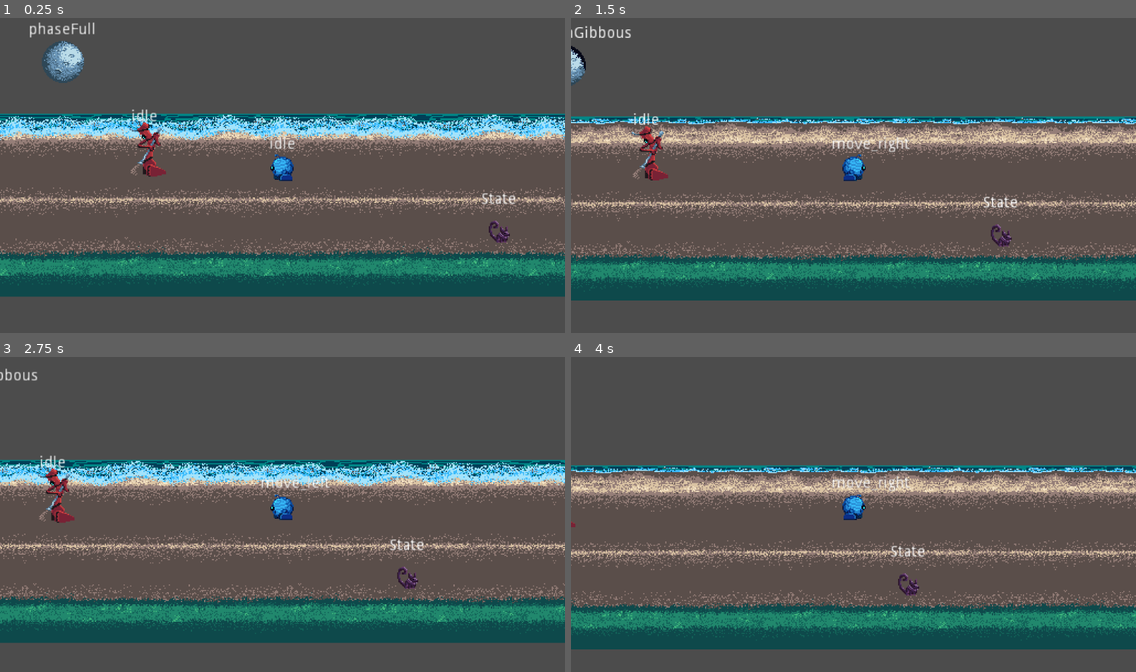
Above: before the commit, frames 1-4 (two rows, left to right).
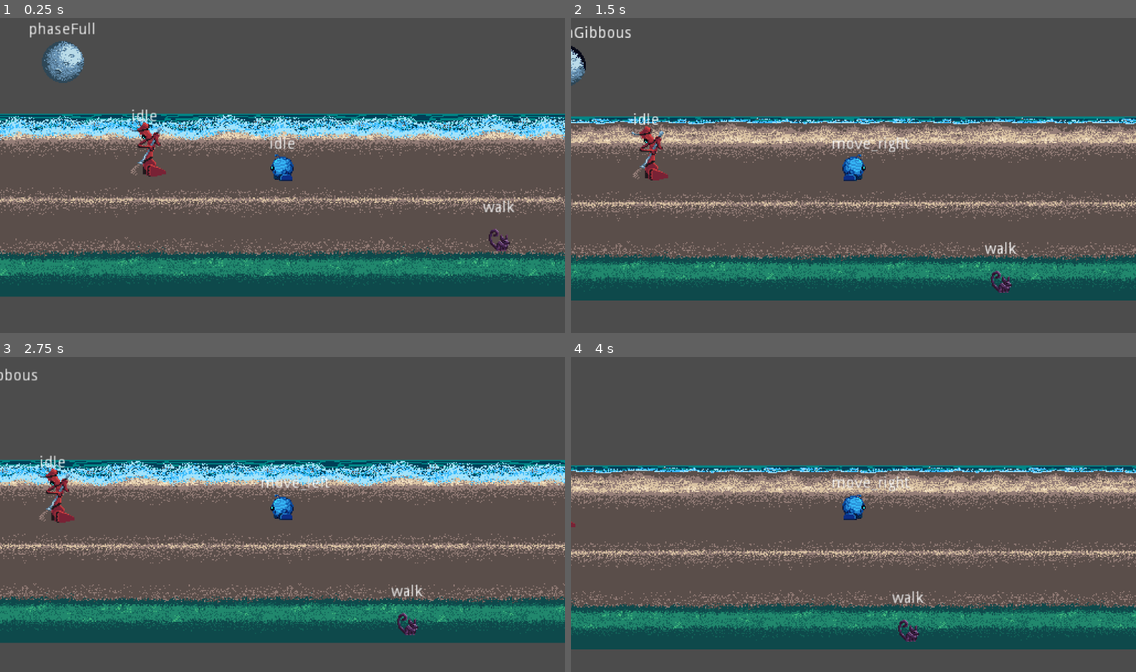
Above: after the commit, the same moments.

Repository: GeekzGamingz/Myunjoule
Game: Godot game, scene res://source/Levels/Level_Debug.tscn
Same seed, same stepped clock (60 frames per second), same inputs: the game is played once before the commit and once after it.
Inputs:
- Up to frame 1 (0.25 s): no input
- Up to frame 2 (1.5 s): hold D (move_right) from 0.53 s (still down); tap E (activate) at 0.6, 1.35 s; tap W (move_forward) at 0.77 s
- Up to frame 3 (2.75 s): tap W (move_forward) at 1.52 s; release D (move_right) at 2.03 s; hold A (move_left) from 2.03 s (still down); tap E (activate) at 2.1 s
- Up to frame 4 (4 s): release A (move_left) at 2.78 s; hold D (move_right) from 2.78 s (still down); tap E (activate) at 2.85, 3.6 s; tap W (move_forward) at 3.02, 3.77 s

The runs differ from the first frame. In frame 1, 0.4% of the frame differs, in the area x 85-92%, y 55-74%; in frame 2, 0.4%; in frame 3, 0.5%, in the area x 69-75%, y 57-89%; in frame 4, 0.5%.

Commit message:
Instigated Critter

Diff:
--- /dev/null
+++ b/source/Actors/Critter/Critter.gd
@@ -0,0 +1,38 @@
+#Inherits Actor Code
+extends Actor
+#-------------------------------------------------------------------------------------------------#
+#Variables
+var player
+#Bool Variables
+var player_inSight = false
+#OnReady Variables
+onready var spritePlayer = $AnimationPlayers/SpritePlayer
+onready var fxPlayer = $AnimationPlayers/EffectsPlayer
+#-------------------------------------------------------------------------------------------------#
+#Ready
+func _ready() -> void:
+	$Threat/CollisionShape2D.set_deferred("disabled", false)
+#-------------------------------------------------------------------------------------------------#
+#Applies Gravity
+func apply_gravity(delta):
+	motion.y += gravity * delta
+#Applies Movement
+func apply_movement():
+	motion = move_and_slide(motion, Vector2.UP)
+#-------------------------------------------------------------------------------------------------#
+#Sight
+#In Sight
+func _on_Sight_area_entered(area: Area2D) -> void:
+	if area.name == "PlayerArea":
+		player = area.get_parent()
+		player_inSight = true
+#Out of Sight
+func _on_Sight_area_exited(area: Area2D) -> void:
+	if area.name == "PlayerArea":
+		player_inSight = false
+#-------------------------------------------------------------------------------------------------#
+#Attack
+func attackEnable():
+	$Facing/LightAttack/CollisionShape2D.set_deferred("disabled", false)
+func attackDisable():
+	$Facing/LightAttack/CollisionShape2D.set_deferred("disabled", true)
--- a/source/Actors/Critter/Critter.tscn
+++ b/source/Actors/Critter/Critter.tscn
@@ -1,11 +1,97 @@
-[gd_scene load_steps=6 format=2]
+[gd_scene load_steps=13 format=2]
 
 [ext_resource path="res://assets/NPCs/Critter/critter-Sheet.png" type="Texture" id=1]
+[ext_resource path="res://source/Actors/Critter/CritterFSM.gd" type="Script" id=2]
+[ext_resource path="res://source/Actors/Critter/Critter.gd" type="Script" id=3]
 
 [sub_resource type="CapsuleShape2D" id=6]
 radius = 3.0
 height = 4.0
 
+[sub_resource type="Animation" id=7]
+resource_name = "attack"
+length = 0.64
+loop = true
+step = 0.16
+tracks/0/type = "value"
+tracks/0/path = NodePath("../CritterSprite:texture")
+tracks/0/interp = 1
+tracks/0/loop_wrap = true
+tracks/0/imported = false
+tracks/0/enabled = true
+tracks/0/keys = {
+"times": PoolRealArray( 0 ),
+"transitions": PoolRealArray( 1 ),
+"update": 1,
+"values": [ ExtResource( 1 ) ]
+}
+tracks/1/type = "value"
+tracks/1/path = NodePath("../CritterSprite:hframes")
+tracks/1/interp = 1
+tracks/1/loop_wrap = true
+tracks/1/imported = false
+tracks/1/enabled = true
+tracks/1/keys = {
+"times": PoolRealArray( 0 ),
+"transitions": PoolRealArray( 1 ),
+"update": 1,
+"values": [ 4 ]
+}
+tracks/2/type = "value"
+tracks/2/path = NodePath("../CritterSprite:frame")
+tracks/2/interp = 1
+tracks/2/loop_wrap = true
+tracks/2/imported = false
+tracks/2/enabled = true
+tracks/2/keys = {
+"times": PoolRealArray( 0, 0.16, 0.32, 0.48 ),
+"transitions": PoolRealArray( 1, 1, 1, 1 ),
+"update": 1,
+"values": [ 0, 1, 2, 3 ]
+}
+
+[sub_resource type="Animation" id=8]
+resource_name = "chase"
+length = 0.64
+loop = true
+step = 0.16
+tracks/0/type = "value"
+tracks/0/path = NodePath("../CritterSprite:texture")
+tracks/0/interp = 1
+tracks/0/loop_wrap = true
+tracks/0/imported = false
+tracks/0/enabled = true
+tracks/0/keys = {
+"times": PoolRealArray( 0 ),
+"transitions": PoolRealArray( 1 ),
+"update": 1,
+"values": [ ExtResource( 1 ) ]
+}
+tracks/1/type = "value"
+tracks/1/path = NodePath("../CritterSprite:hframes")
+tracks/1/interp = 1
+tracks/1/loop_wrap = true
+tracks/1/imported = false
+tracks/1/enabled = true
+tracks/1/keys = {
+"times": PoolRealArray( 0 ),
+"transitions": PoolRealArray( 1 ),
+"update": 1,
+"values": [ 4 ]
+}
+tracks/2/type = "value"
+tracks/2/path = NodePath("../CritterSprite:frame")
+tracks/2/interp = 1
+tracks/2/loop_wrap = true
+tracks/2/imported = false
+tracks/2/enabled = true
+tracks/2/keys = {
+"times": PoolRealArray( 0, 0.16, 0.32, 0.48 ),
+"transitions": PoolRealArray( 1, 1, 1, 1 ),
+"update": 1,
+"values": [ 0, 1, 2, 3 ]
+}
+
 [sub_resource type="Animation" id=2]
 resource_name = "idle"
 length = 0.64
@@ -48,18 +134,67 @@
 "values": [ 0, 1, 2, 3 ]
 }
 
+[sub_resource type="Animation" id=9]
+resource_name = "walk"
+length = 0.64
+loop = true
+step = 0.16
+tracks/0/type = "value"
+tracks/0/path = NodePath("../CritterSprite:texture")
+tracks/0/interp = 1
+tracks/0/loop_wrap = true
+tracks/0/imported = false
+tracks/0/enabled = true
+tracks/0/keys = {
+"times": PoolRealArray( 0 ),
+"transitions": PoolRealArray( 1 ),
+"update": 1,
+"values": [ ExtResource( 1 ) ]
+}
+tracks/1/type = "value"
+tracks/1/path = NodePath("../CritterSprite:hframes")
+tracks/1/interp = 1
+tracks/1/loop_wrap = true
+tracks/1/imported = false
+tracks/1/enabled = true
+tracks/1/keys = {
+"times": PoolRealArray( 0 ),
+"transitions": PoolRealArray( 1 ),
+"update": 1,
+"values": [ 4 ]
+}
+tracks/2/type = "value"
+tracks/2/path = NodePath("../CritterSprite:frame")
+tracks/2/interp = 1
+tracks/2/loop_wrap = true
+tracks/2/imported = false
+tracks/2/enabled = true
+tracks/2/keys = {
+"times": PoolRealArray( 0, 0.16, 0.32, 0.48 ),
+"transitions": PoolRealArray( 1, 1, 1, 1 ),
+"update": 1,
+"values": [ 0, 1, 2, 3 ]
+}
+
 [sub_resource type="AnimationNodeStateMachine" id=4]
 
 [sub_resource type="AnimationNodeStateMachinePlayback" id=5]
 
+[sub_resource type="CircleShape2D" id=10]
+radius = 105.005
+
+[sub_resource type="CircleShape2D" id=11]
+radius = 5.38516
+
 [node name="Critter" type="KinematicBody2D"]
+script = ExtResource( 3 )
 
 [node name="CritterFSM" type="Node2D" parent="."]
+script = ExtResource( 2 )
 
 [node name="CritterSprite" type="Sprite" parent="."]
 texture = ExtResource( 1 )
 hframes = 4
-frame = 1
 
 [node name="CollisionShape2D" type="CollisionShape2D" parent="."]
 position = Vector2( 3, 7 )
@@ -70,7 +205,10 @@
 
 [node name="SpritePlayer" type="AnimationPlayer" parent="AnimationPlayers"]
 autoplay = "idle"
+anims/attack = SubResource( 7 )
+anims/chase = SubResource( 8 )
 anims/idle = SubResource( 2 )
+anims/walk = SubResource( 9 )
 
 [node name="EffectsPlayer" type="AnimationPlayer" parent="AnimationPlayers"]
 
@@ -87,3 +225,20 @@
 text = "State"
 align = 1
 valign = 1
+
+[node name="Sight" type="Area2D" parent="."]
+
+[node name="CollisionShape2D" type="CollisionShape2D" parent="Sight"]
+modulate = Color( 0.556863, 0.0156863, 0.0901961, 1 )
+shape = SubResource( 10 )
+
+[node name="Threat" type="Area2D" parent="."]
+
+[node name="CollisionShape2D" type="CollisionShape2D" parent="Threat"]
+modulate = Color( 1, 0, 0, 1 )
+position = Vector2( 10, 0 )
+shape = SubResource( 11 )
+disabled = true
+
+[connection signal="area_entered" from="Sight" to="." method="_on_Sight_area_entered"]
+[connection signal="area_exited" from="Sight" to="." method="_on_Sight_area_exited"]
--- /dev/null
+++ b/source/Actors/Critter/CritterFSM.gd
@@ -0,0 +1,60 @@
+#Inherits StateMachine Code
+extends StateMachine
+#-------------------------------------------------------------------------------------------------#
+#Variables
+var player_yDistance
+var player_xDistance
+#Bool Variables
+var attacking = false
+#OnReady Variables
+onready var stateLabel: Label = parent.get_node("StateOutput")
+#-------------------------------------------------------------------------------------------------#
+#Ready
+func _ready() -> void:
+	stateAdd("idle")
+	stateAdd("walk")
+	stateAdd("chase")
+	stateAdd("attack")
+	call_deferred("stateSet", states.walk)
+#-------------------------------------------------------------------------------------------------#
+#State Label
+func _process(_delta: float) -> void:
+	stateLabel.text = str(states.keys()[state])
+	if parent.player != null:
+		player_xDistance = (parent.player.position.x - parent.position.x)
+		player_yDistance = (parent.player.position.y - parent.position.y)
+		print("X: ", player_xDistance, "Y: ", player_yDistance)
+#-------------------------------------------------------------------------------------------------#
+#State Logistics
+func stateLogic(delta):
+	parent.apply_movement()
+	parent.apply_gravity(delta)
+#State Transitions
+# warning-ignore:unused_argument
+func transitions(delta):
+	if player_xDistance != null && player_yDistance != null:
+		match(state):
+			states.idle: pass
+			states.walk: pass
+			states.chase: pass
+			states.attack: pass
+#Enter State
+# warning-ignore:unused_argument
+func stateEnter(newState, oldState):
+	match(newState):
+		states.idle:
+			parent.spritePlayer.play("idle")
+		states.walk:
+			parent.spritePlayer.play("walk")
+		states.chase:
+			parent.spritePlayer.play("chase")
+		states.attack:
+			parent.spritePlayer.play("attack")
+			attacking = true
+			yield(parent.spritePlayer, "animation_finished")
+			attacking = false
+#Exit State
+# warning-ignore:unused_argument
+# warning-ignore:unused_argument
+func stateExit(oldState, newState):
+	pass
--- a/source/Levels/Level_Debug.tscn
+++ b/source/Levels/Level_Debug.tscn
@@ -6,6 +6,7 @@
 [ext_resource path="res://source/Actors/Yorker/Yorker.tscn" type="PackedScene" id=4]
 [ext_resource path="res://source/Actors/Critter/Critter.tscn" type="PackedScene" id=5]
 [ext_resource path="res://assets/Tilesets/Ghost.tres" type="TileSet" id=6]
+[ext_resource path="res://source/Objects/Bottle/Bottle_Buried.tscn" type="PackedScene" id=7]
 
 [node name="Debug_Zeuk" type="Node2D"]
 
@@ -41,6 +42,9 @@
 [node name="Critter" parent="YSort" instance=ExtResource( 5 )]
 position = Vector2( 196, 260 )
 
+[node name="Bottle_Buried" parent="YSort" instance=ExtResource( 7 )]
+position = Vector2( -320, 227 )
+
 [node name="TileMap" type="TileMap" parent="."]
 tile_set = ExtResource( 6 )
 cell_size = Vector2( 24, 24 )
--- /dev/null
+++ b/source/Objects/Bottle/Bottle.gd
@@ -0,0 +1,11 @@
+extends StaticBody2D
+#-------------------------------------------------------------------------------------------------#
+#Variables
+var dialog_scene = preload("res://source/UI/Dialog/DialogInterface.tscn")
+var level = "Debug_Zeuk"
+#-------------------------------------------------------------------------------------------------#
+func _on_DialogArea_body_entered(body: Node) -> void:
+	if body.name == "Player":
+		var dialog = dialog_scene.instance()
+		dialog.dialog = ['[color=black]“It\'s a secret to everyone...”']
+		get_parent().get_node("Player").call_deferred("add_child", dialog)
--- /dev/null
+++ b/source/Objects/Bottle/Bottle_Buried.tscn
@@ -0,0 +1,37 @@
+[gd_scene load_steps=5 format=2]
+
+[ext_resource path="res://assets/Objects/Bottle/bottle-buried.png" type="Texture" id=1]
+[ext_resource path="res://source/Objects/Bottle/Bottle.gd" type="Script" id=2]
+
+[sub_resource type="CircleShape2D" id=9]
+radius = 5.09902
+
+[sub_resource type="CircleShape2D" id=8]
+radius = 43.1856
+
+[node name="Bottle_Buried" type="StaticBody2D"]
+script = ExtResource( 2 )
+
+[node name="CollisionShape2D" type="CollisionShape2D" parent="."]
+rotation = 1.5708
+shape = SubResource( 9 )
+
+[node name="StateOutput" type="Label" parent="."]
+margin_left = -58.0
+margin_top = -36.0
+margin_right = 58.0
+margin_bottom = -22.0
+text = "State"
+align = 1
+valign = 1
+
+[node name="DialogArea" type="Area2D" parent="."]
+
+[node name="CollisionShape2D" type="CollisionShape2D" parent="DialogArea"]
+modulate = Color( 0.196078, 1, 0, 1 )
+shape = SubResource( 8 )
+
+[node name="Sprite" type="Sprite" parent="."]
+texture = ExtResource( 1 )
+
+[connection signal="body_entered" from="DialogArea" to="." method="_on_DialogArea_body_entered"]
Binary file added: assets/Objects/Bottle/bottle-buried.png
Not shown, added: assets/Objects/Bottle/bottle-buried.png.import
Not shown: 1 places in source/Levels/Level_Debug.tscn that only renumber resources
